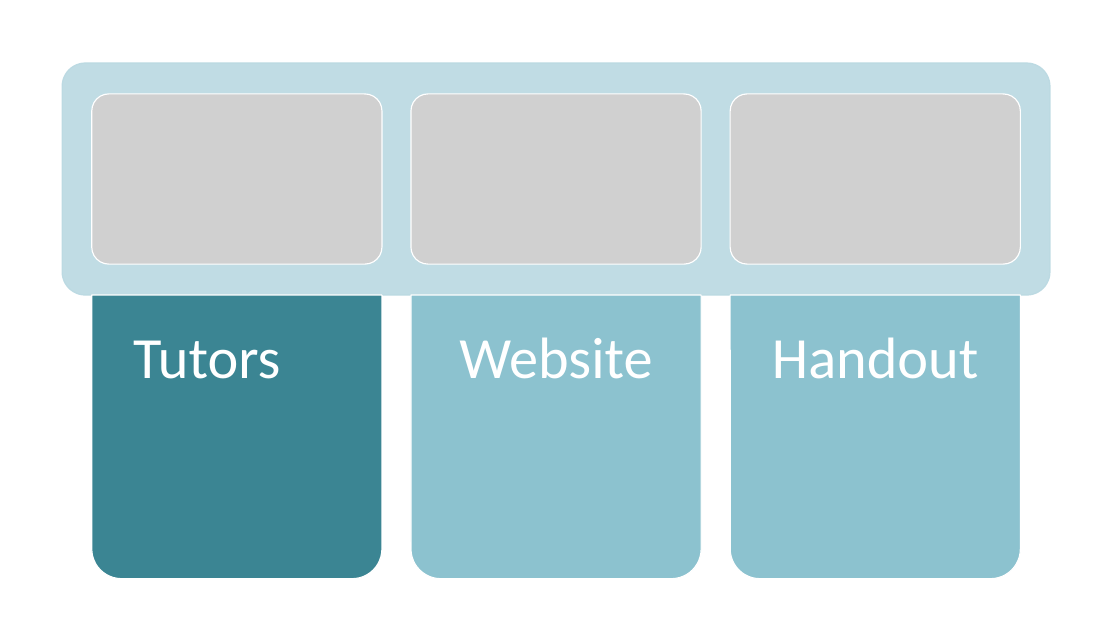
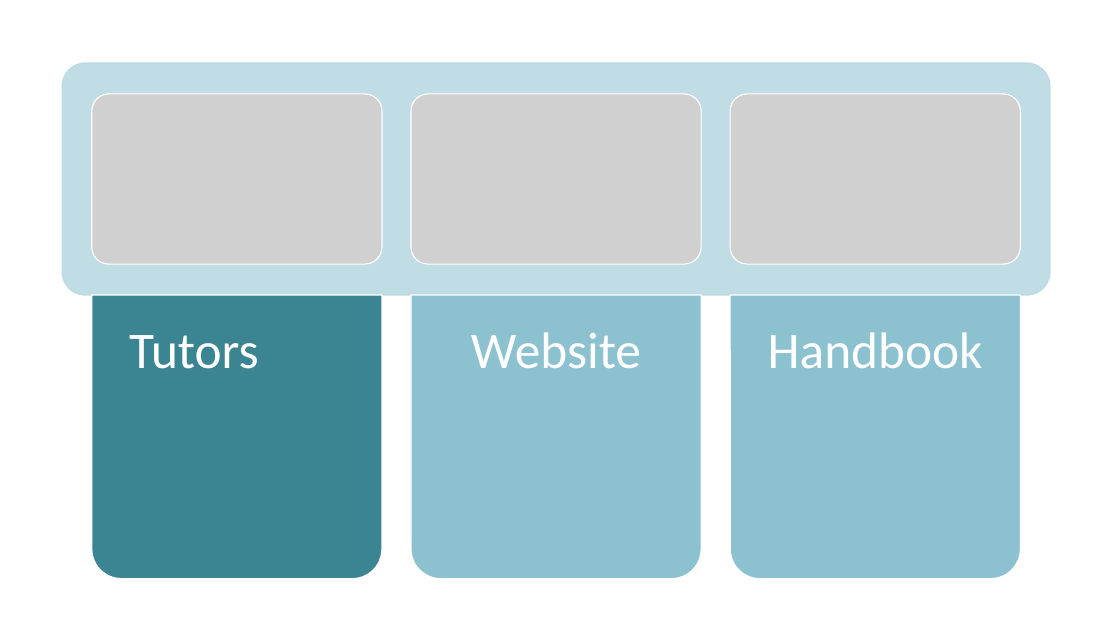
Before and after one commit to MEET-microbit-project/microbit-macau, a slide deck: slide 5 of Session 1 - Programing with Python/Introduction Slides.pptx. Drawn at 1120x630 pixels with LibreOffice and Linux fonts; fonts in the diff are those of the drawing; grey boxes stand for pictures. Boxes give left, top, right and bottom in pixels: in the first picture for what was removed or moved away, otherwise in the second. Text is boxed around its words. In the diff, an @@ line names an element or a change of style, - is before the commit and + after.

Commit message:
finish handout

```diff
--- a/Session 1 - Programing with Python/Introduction Slides.pptx
+++ b/Session 1 - Programing with Python/Introduction Slides.pptx
@@ text "Tutors" at <box>129,335,259,369</box>: size 50 to 44 pt; less space between paragraphs @@
@@ text "Website" at <box>471,332,641,368</box>: size 50 to 44 pt; less space between paragraphs @@
@@ text at <box>768,332,983,368</box>: text changed; size 50 to 44 pt @@
-Handout
+Handbook
```
Also in this commit, not shown: 3 other files.
